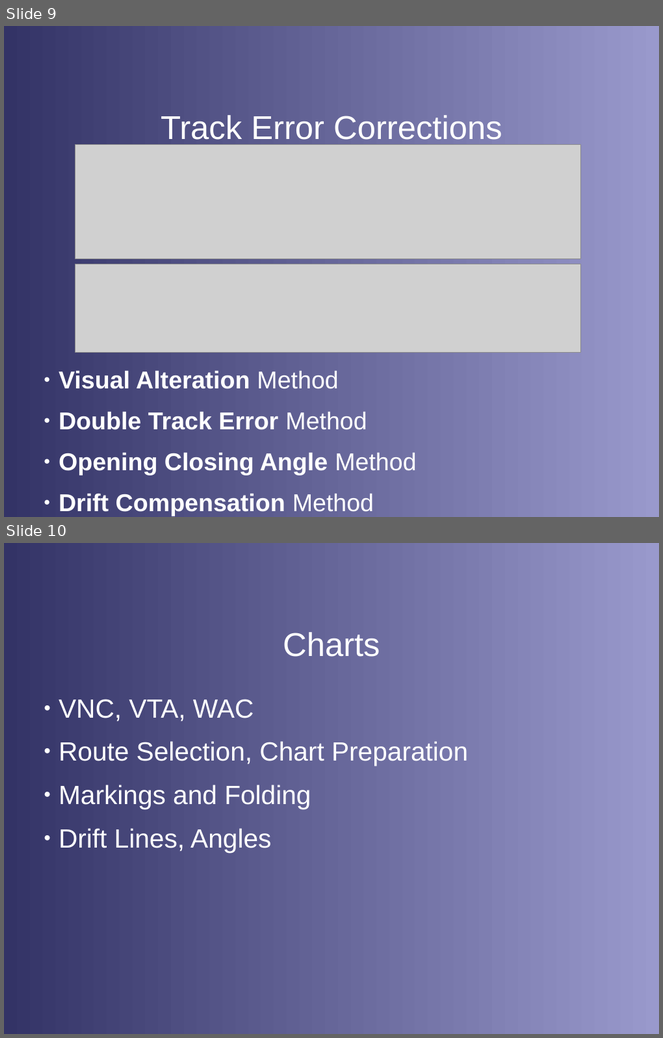
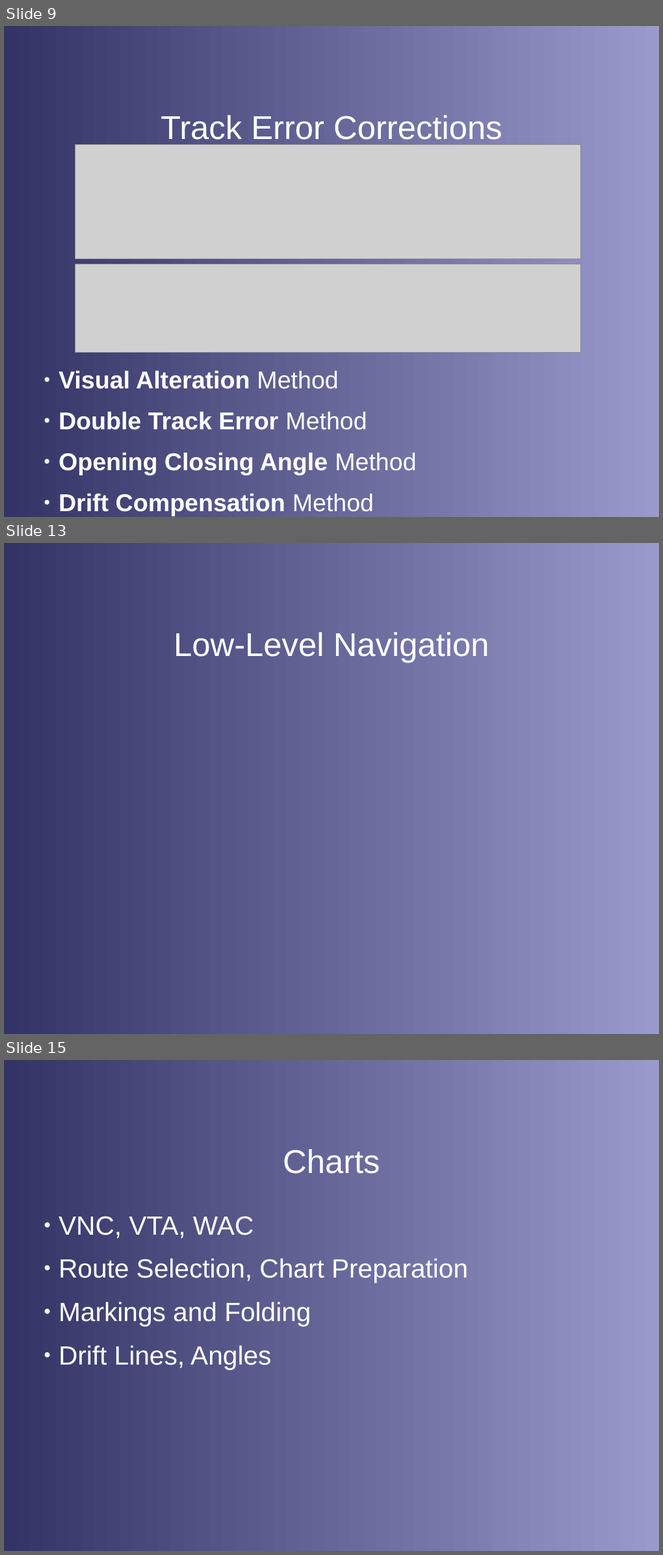
Before and after one commit to stephanheinemann/flight, a slide deck: FI/Navigation/Navigation.odp. Shown one above the other, each under a label of ours: slides 9 and 10 before the commit, slides 9, 13 and 15 after it; the slides between them are not shown. The pictures are 663x1038 and 663x1555 pixels, drawn with LibreOffice and Linux fonts; fonts in the diff are those of the drawing; grey boxes stand for pictures; background and template pictures are left out. Boxes give left, top, right and bottom in pixels: in the first picture for what was removed or moved away, otherwise in the second. Text is boxed around its words. In the diff, an @@ line names an element or a change of style, - is before the commit and + after.

Commit message:
extended navigation presentation

```diff
--- a/FI/Navigation/Navigation.odp
+++ b/FI/Navigation/Navigation.odp
@@ slide 13 added at [4,543,659,1034], background gradient #333366 to #9999CC @@
@@ title added at [174,632,490,663], 40 pt, text #FFFFFF @@
+Low-Level Navigation
@@ what was slide 10 is now slide 15 @@
```
Also in this commit, not shown: 4 other slides added, 8 other files.
